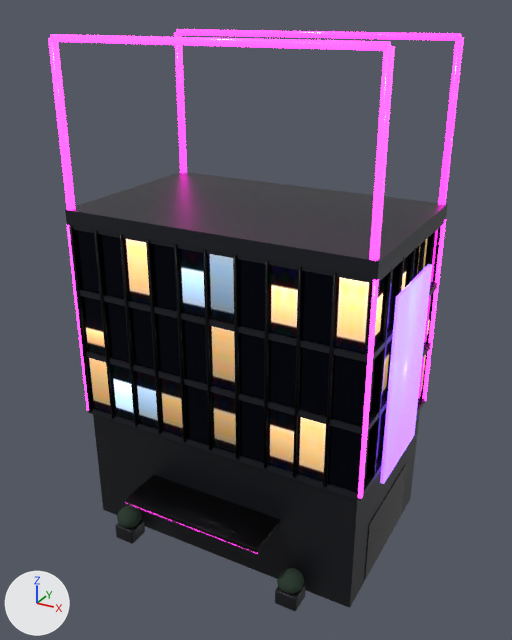
What one commit did to the glTF model public/models/buildings/neon-v-D.glb.
The view is the same before and after, from a camera (50 mm lens) standing at (16.9, -31.1, 27.8) and looking at (0.5, -1.2, 12.9). Every picture has the same lights, and +X, +Y and +Z are marked at lower left. The picture after the commit comes second. Vertices at exactly the same position are counted once.

In view in the first picture: 'Building'.
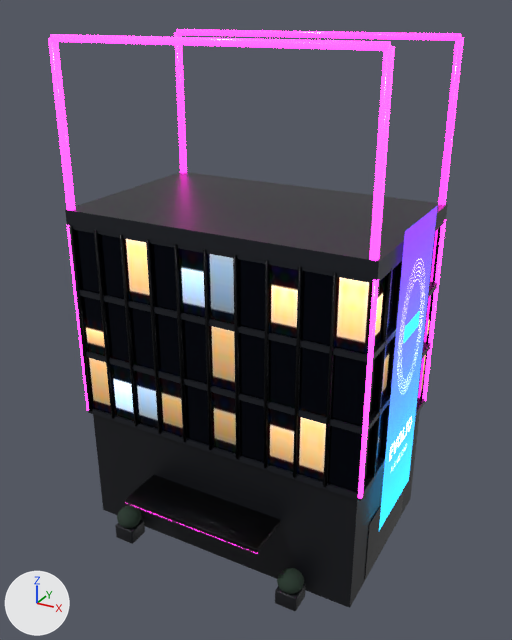
What differs and where, as boxes [x1, y1, x2, y2] in the pictures (512 x 640 px):
'Building', surface changed, reshaped: [48, 29, 464, 611] in both
part 1 of me_podium, reshaped: before [380, 264, 432, 484]; after [379, 206, 437, 530]

What changed in the scene script:
```text
Add img_wf_ad:
    img_wf_ad = load_image('wf-ad', '_unpacked/wf-ad', 256, 640, 'sRGB')
Change mat_holo:
    where n0 = _N.new('ShaderNodeBsdfPrincipled'); n0.name = 'Principled BSDF'
    remove n0.inputs[0].default_value = (0.0395, 0.807, 1.0, 1.0)  # 'Base Color', cyan #38e8ff
    remove n0.inputs[27].default_value = (0.195, 0.0452, 1.0, 1.0)  # 'Emission Color', purple #7a3cff
    n0.inputs[28].default_value: 3.5 -> 3.0  # 'Emission Strength'
    add n2 = _N.new('ShaderNodeTexImage'); n2.name = 'Image Texture'
    add n2.image = img_wf_ad
    add n3 = _N.new('ShaderNodeTexImage'); n3.name = 'Image Texture.001'
    add n3.image = img_wf_ad
    add _L.new(n2.outputs[0], n0.inputs[27])  # 'Color' to 'Emission Color'
    add _L.new(n3.outputs[0], n0.inputs[0])  # 'Color' to 'Base Color'
Change me_podium:
    used by ob_building; location = (0.0, 0.0, 0.0)
    verts and faces of me_podium; kept vertices keep their numbers, new ones are numbered from 752
    before: 744 (8.3, -2.5, 6.2) at pixel (380, 482), 745 (8.3, -2.5, 16.2) at pixel (395, 296), 746 (8.3, 2.5, 6.2), 747 (8.3, 2.5, 16.2) at pixel (428, 263), 748 (8.5, -2.5, 6.2) at pixel (383, 484)
    before: 749 (8.5, -2.5, 16.2) at pixel (400, 297), 750 (8.5, 2.5, 6.2) at pixel (414, 435), 751 (8.5, 2.5, 16.2) at pixel (432, 264)
    remove me_podium.from_pydata(...)  # 752 vertices, 1284 faces; spans x -8.3..8.5, y -7.5..5.2, z 0.0..26.8
    add me_podium.from_pydata(...)  # 748 vertices, 1274 faces; spans x -8.3..8.4, y -7.5..5.2, z 0.0..26.8
    me_podium part 1
    add delete_vertices([745, 746, *range(748, 752)])  # with the faces that use them
    add verts[744] = (8.4, -2.5, 3.2)  # moved, pixel (378, 531)
    add verts[747] = (8.4, 2.5, 19.2)  # moved, pixel (437, 205)
    add verts[752] = (8.4, 2.5, 3.2)  # pixel (408, 480)
    add verts[753] = (8.4, -2.5, 19.2)  # pixel (404, 231)
    add faces += [(744, 752, 747), (744, 747, 753)]  # mat_holo
```
